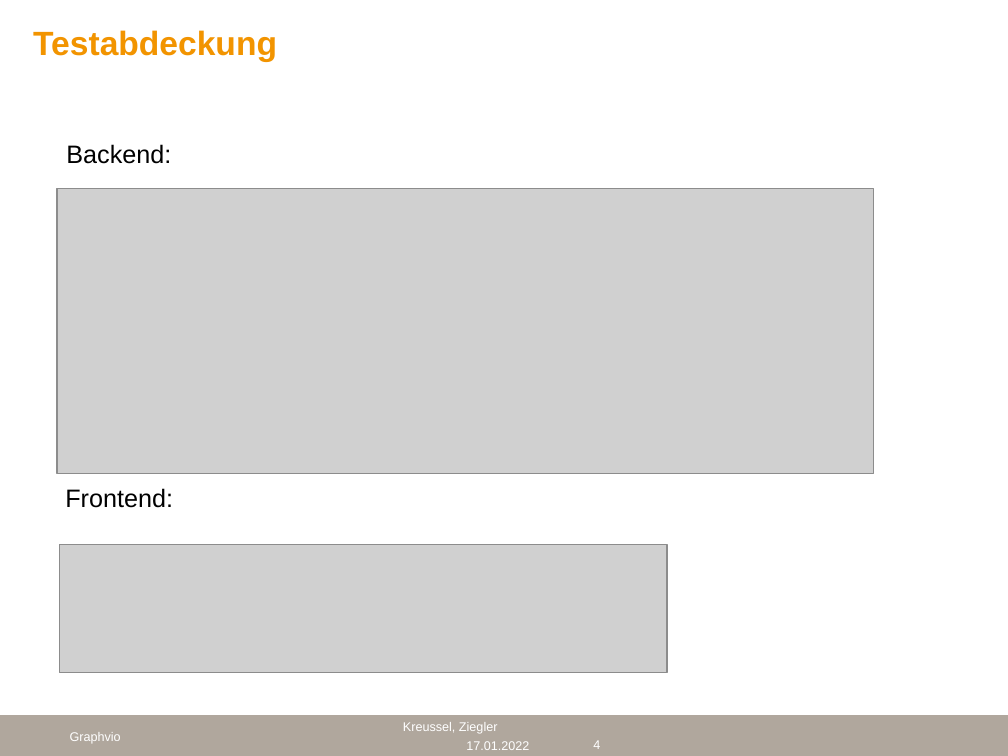
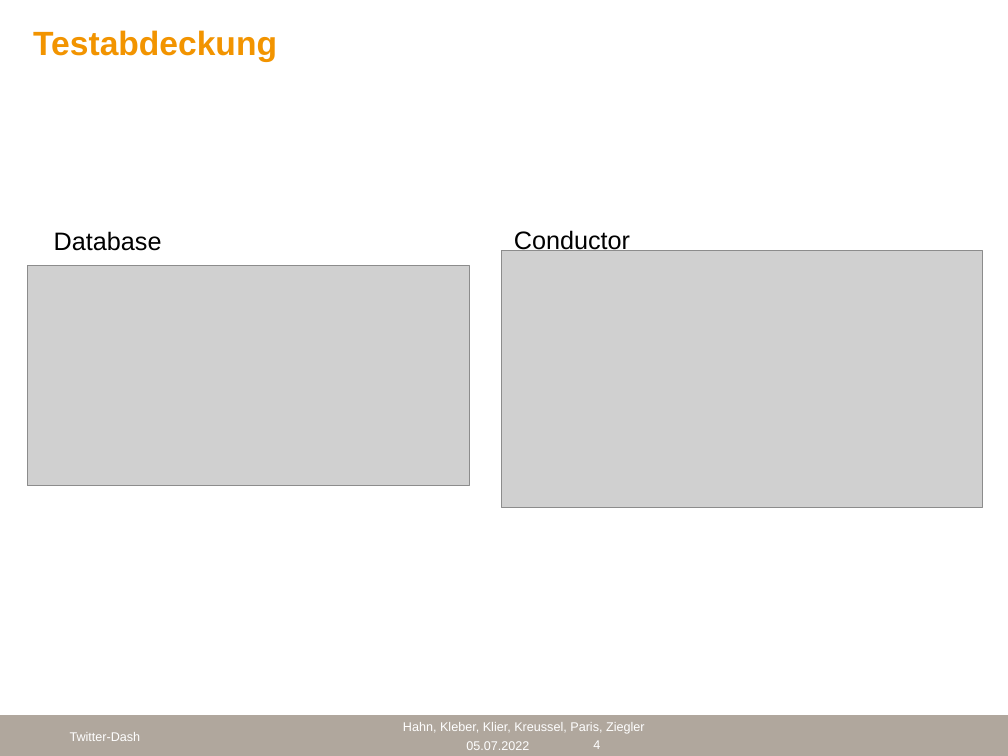
Before and after one commit to cyberlytics/TwitterDash, a slide deck: slide 4 of sys-doc/Technical Report/Abschlusspräsentation.pptx. Drawn at 1008x756 pixels with LibreOffice and Linux fonts; fonts in the diff are those of the drawing; grey boxes stand for pictures; background and template pictures are left out. Boxes give left, top, right and bottom in pixels: in the first picture for what was removed or moved away, otherwise in the second. Text is boxed around its words. In the diff, an @@ line names an element or a change of style, - is before the commit and + after.

```diff
--- a/sys-doc/Technical Report/Abschlusspräsentation.pptx
+++ b/sys-doc/Technical Report/Abschlusspräsentation.pptx
@@ text removed at [66, 144, 171, 164] @@
-Backend:
@@ picture removed at [57, 188, 874, 473] @@
@@ text added at [54, 231, 162, 251], 18 pt, text #000000 @@
+Database
@@ text added at [514, 230, 630, 255], 18 pt, text #000000 @@
+Conductor
@@ picture added at [27, 265, 470, 486] @@
@@ picture added at [502, 251, 983, 507] @@
@@ text removed at [65, 488, 173, 508] @@
-Frontend:
@@ picture removed at [59, 544, 667, 672] @@
@@ text at [70, 732, 141, 741]: text changed @@
-Graphvio
+Twitter-Dash
@@ text at [403, 722, 645, 734]: text changed @@
-Kreussel, Ziegler
+Hahn, Kleber, Klier, Kreussel, Paris, Ziegler
@@ text at [466, 741, 529, 750]: text changed @@
-17.01.2022
+05.07.2022
```
Also in this commit, not shown: 5 other slides changed, 5 slides added, 1 other file.
